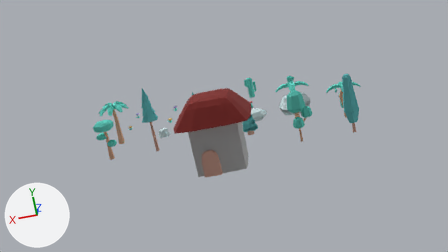
The Blender file assets-src/tiles1.blend, before and after one commit.
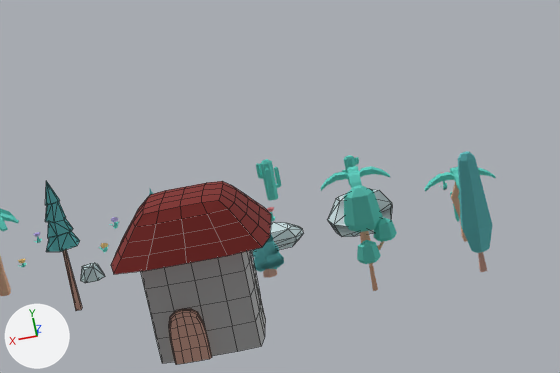
Old and new are each drawn from the file's camera 'Camera' and again close up on the part from 27% to 87% of the width and 0% to 72% of the height. Arrows for +X, +Y and +Z are at lower left; the lights stay in place. The close-ups show mesh edges as thin lines.

Before the edit, the objects in view are built like this:
```python
mat_stone = principled_material('stone')
mat_stone.base_color = (0.722, 0.886, 0.91)  # white #ddf2f5
mat_stone.roughness = 1.0
mat_stone.specular_ior_level = 0.0
me_stone_larged = bpy.data.meshes.new('stone_largeD')
me_stone_larged.from_pydata(...)  # 33 vertices, 70 faces; spans x -0.534..0.534, y 0.0..0.568, z -0.475..0.515
me_stone_larged.materials.append(mat_stone)  # white #ddf2f5
me_stone_largee = bpy.data.meshes.new('stone_largeE')
me_stone_largee.from_pydata(...)  # 34 vertices, 64 faces; spans x -0.548..0.548, y 0.0..0.292, z -0.46..0.46
me_stone_largee.materials.append(mat_stone)  # white #ddf2f5
me_stone_smalld = bpy.data.meshes.new('stone_smallD')
me_stone_smalld.from_pydata(...)  # 18 vertices, 32 faces; spans x -0.213..0.213, y 0.0..0.231, z -0.184..0.184
me_stone_smalld.materials.append(mat_stone)  # white #ddf2f5
me_tree_tall_dark = bpy.data.meshes.new('tree_tall_dark')
me_tree_tall_dark.from_pydata(...)  # 38 vertices, 72 faces; spans x -0.2..0.2, y 0.0..1.69, z -0.23..0.23
# faces by material slot: [62, 10]
me_tree_tall_dark.materials.append(mat_leafsdark)  # cyan #72d3d5
me_tree_tall_dark.materials.append(mat_woodbarkdark)  # beige #e7b5a3
ob_stone_larged = bpy.data.objects.new('stone_largeD', me_stone_larged)
ob_stone_larged.location = (-2.25, 0.0, 0.75)
ob_stone_largee = bpy.data.objects.new('stone_largeE', me_stone_largee)
ob_stone_largee.location = (-0.75, 0.0, 0.75)
ob_stone_smalld = bpy.data.objects.new('stone_smallD', me_stone_smalld)
ob_stone_smalld.location = (2.25, 0.0, 0.75)
ob_tree_tall_dark = bpy.data.objects.new('tree_tall_dark', me_tree_tall_dark)
ob_tree_tall_dark.location = (-3.75, 0.0, -2.25)
# also in view: 'tree_palmDetailedTall' at (3.75, 0.71, 0.75); 'cactus_tall' at (-0.75, 0.38, 3.71); 'tree_thin' at (-2.33, 0.75, -2.31); 'tree_pineTallD' at (2.25, 1.04, -0.75); 'tree_palmTall' at (-2.25, 0.68, -0.75)
```
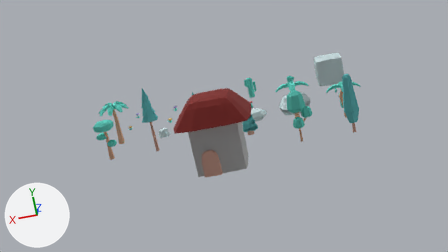
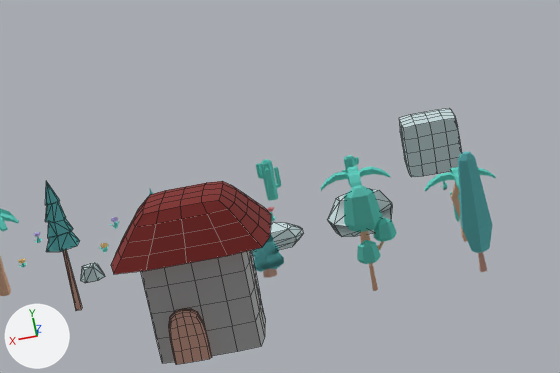
Pixel boxes [x1, y1, x2, y2] of what changed, in the close-ups (560 x 373 px):
'Cube', added: after [399, 108, 462, 177]

The change, as a diff of the scene's bpy script:
```diff
--- a/assets-src/tiles1.blend.py
+++ b/assets-src/tiles1.blend.py
@@ mat_stone @@
 mat_stone.base_color = (0.722, 0.886, 0.91)  # white #ddf2f5
-mat_stone.roughness = 1.0
+mat_stone.roughness = 0.9
 mat_stone.specular_ior_level = 0.0
@@ me_cube_001 @@
+me_cube_001.from_pydata(...)  # a box spanning x -0.5..0.5, y 0.0..1.0, z -0.5..0.5
+me_cube_001.materials.append(mat_stone)  # white #ddf2f5
@@ ob_cube @@
+ob_cube = bpy.data.objects.new('Cube', me_cube_001)
+ob_cube.location = (-3.75, 0.0, 3.75)
+_m = ob_cube.modifiers.new('Subdivision', 'SUBSURF')
+_m.levels = 2
```
